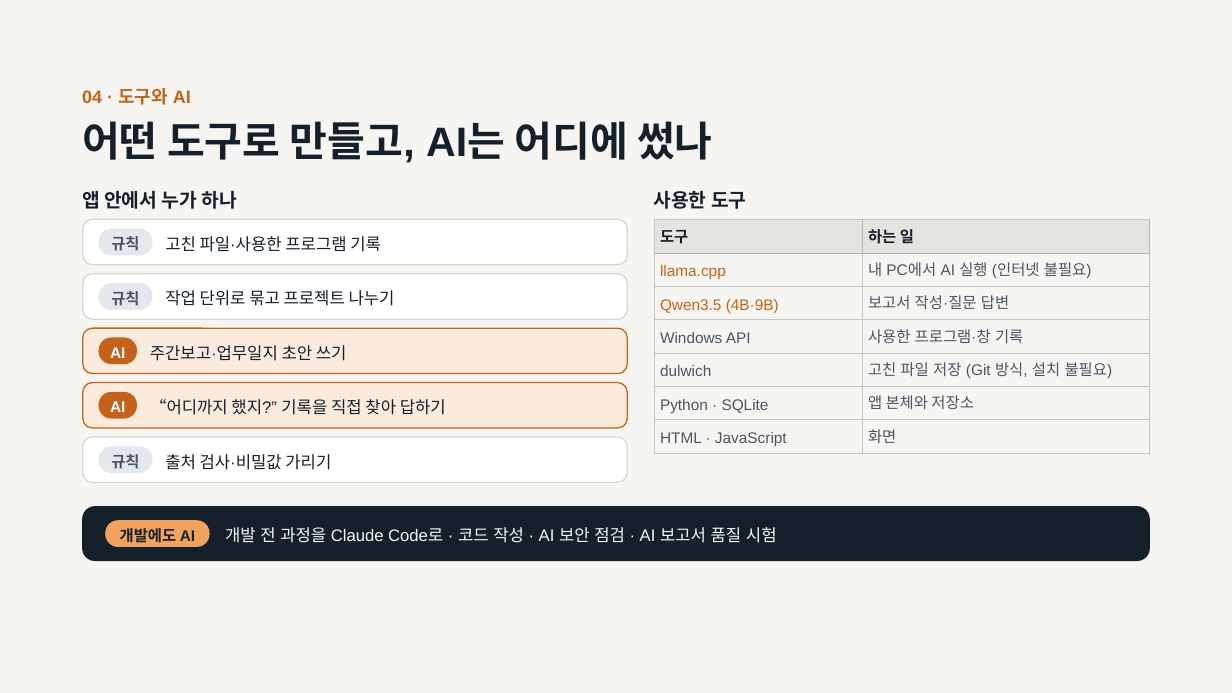
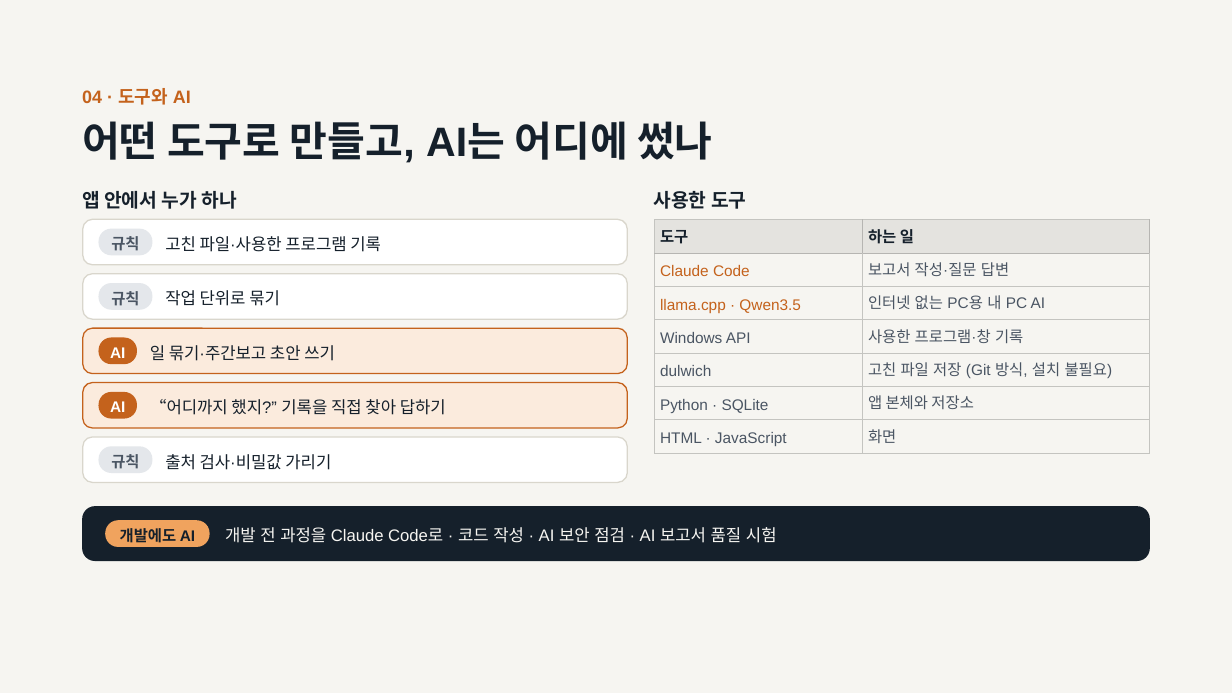
Before and after one commit to superokok/work-history, a slide deck: slide 5 of ppt/작업 기록 앱-(대인배)-v2.pptx. Drawn at 1232x693 pixels with LibreOffice and Linux fonts; fonts in the diff are those of the drawing. Boxes give left, top, right and bottom in pixels: in the first picture for what was removed or moved away, otherwise in the second. Text is boxed around its words. In the diff, an @@ line names an element or a change of style, - is before the commit and + after.

```diff
--- a/ppt/작업 기록 앱-(대인배)-v2.pptx
+++ b/ppt/작업 기록 앱-(대인배)-v2.pptx
@@ table at (x1=655, y1=220, x2=1151, y2=454) @@
-row 2, column 1: llama.cpp
+row 2, column 1: Claude Code
-row 2, column 2: 내 PC에서 AI 실행 (인터넷 불필요)
+row 2, column 2: 보고서 작성·질문 답변
-row 3, column 1: Qwen3.5 (4B·9B)
+row 3, column 1: llama.cpp · Qwen3.5
-row 3, column 2: 보고서 작성·질문 답변
+row 3, column 2: 인터넷 없는 PC용 내 PC AI
@@ text at (x1=165, y1=290, x2=280, y2=306): text changed @@
-작업 단위로 묶고 프로젝트 나누기
+작업 단위로 묶기
@@ text at (x1=150, y1=345, x2=335, y2=361): text changed @@
-주간보고·업무일지 초안 쓰기
+일 묶기·주간보고 초안 쓰기
```
Also in this commit, not shown: 9 other slides changed.
